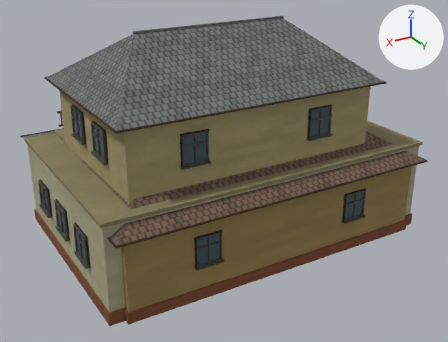
Renders of the glTF model game/client/assets/models/world/houses.glb from each side of a commit.
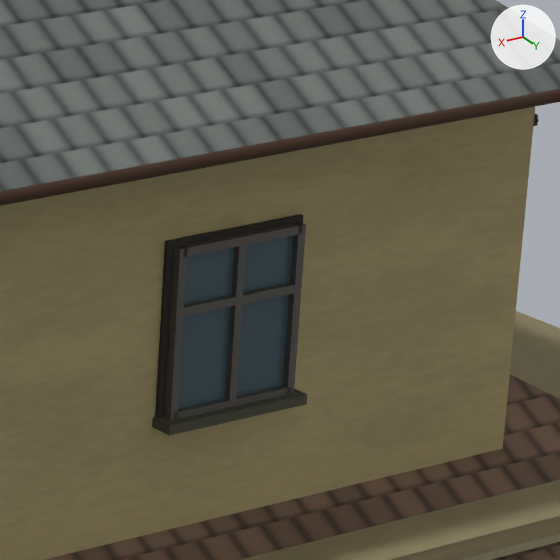
The first picture shows the older version from a 50 mm camera at (12.1, 20.95, 12.51) aimed at (-0.02, 0.74, 2.4). The close-ups show the older and then the newer version on the part from 63% to 84% of the width and 20% to 47% of the height of that picture. Only the edits that show in the close-ups are written down. Every picture has the same lights, and +X, +Y and +Z are marked at upper right. Where no turn or scale is listed for an object, it has been applied to the vertices.

The older version as bpy lines, for what is in view:
```python
me_door_glazed_inset = bpy.data.meshes.new('door_glazed_inset')
me_door_glazed_inset.from_pydata(...)  # a box spanning x -0.5..0.5, y -0.5..0.5, z -0.5..0.5
me_door_glazed_inset.materials.append(mat_blue_gray_window_reflections)  # dark blue #41565f
me_habitable_volume_soot_brown_javanese_clay_tiles_001 = bpy.data.meshes.new('habitable_volume_Soot_brown_Javanese_clay_tiles.001')
me_habitable_volume_soot_brown_javanese_clay_tiles_001.from_pydata(...)  # 14 vertices, 18 faces; spans x -6.57..6.57, y -3.36..3.36, z 3.14..5.09
me_habitable_volume_soot_brown_javanese_clay_tiles_001.materials.append(mat_soot_brown_javanese_clay_tiles)
me_habitable_volume_warm_teak_joinery_012 = bpy.data.meshes.new('habitable_volume_Warm_teak_joinery.012')
me_habitable_volume_warm_teak_joinery_012.from_pydata(...)  # 108 vertices, 176 faces; spans x -5.42..5.42, y -3.67..3.66, z 3.67..6.4
me_habitable_volume_warm_teak_joinery_012.materials.append(mat_warm_teak_joinery)
ob_habitable_volume_soot_brown_javanese_clay_tiles_001 = bpy.data.objects.new('habitable_volume_Soot_brown_Javanese_clay_tiles.001', me_habitable_volume_soot_brown_javanese_clay_tiles_001)
ob_habitable_volume_soot_brown_javanese_clay_tiles_001.location = (0.0, 2.13, 0.0)
ob_habitable_volume_warm_teak_joinery_012 = bpy.data.objects.new('habitable_volume_Warm_teak_joinery.012', me_habitable_volume_warm_teak_joinery_012)
ob_habitable_volume_warm_teak_joinery_012.location = (0.57, 0.94, 0.0)
ob_opaque_glazing_094 = bpy.data.objects.new('opaque_glazing.094', me_door_glazed_inset)
ob_opaque_glazing_094.parent = ob_casement_window_094
ob_opaque_glazing_094.location = (0.0, -0.029, 0.0)
ob_opaque_glazing_094.scale = (0.91, 0.028, 1.04)
# also in view: 'habitable_volume_Charcoal_gray_glazed_tiles.001' at (0.57, 0.94, 7.43); 'casement_window_Graphite_window_frames.094' at (-2.02, 4.26, 5.19); 'floor_slab_cap.001' at (0.0, 0.59, 3.65); 'habitable_volume_Warm_off_white_stucco.002' at (0.57, 0.94, 5.04); 'sill.094' at (-2.02, 4.27, 4.62)
```
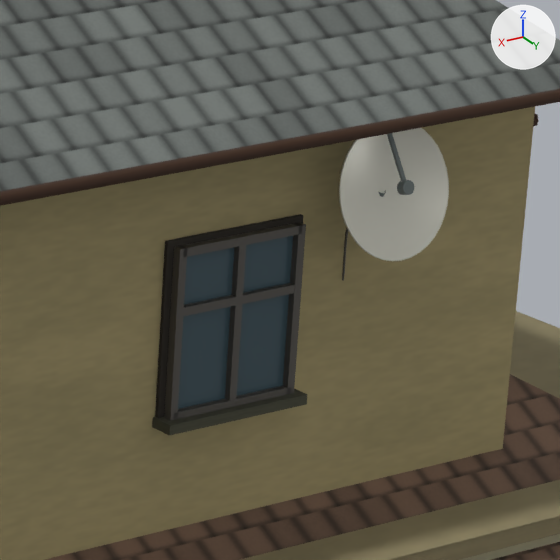
The change, as a diff of the scene's bpy script:
```diff
--- a/game/client/assets/models/world/houses.glb.py
+++ b/game/client/assets/models/world/houses.glb.py
@@ mat_galvanized_satellite_wall_bracket @@
+mat_galvanized_satellite_wall_bracket = principled_material('Galvanized satellite wall bracket')
+mat_galvanized_satellite_wall_bracket.base_color = (0.168, 0.198, 0.191)  # grey #727b79
+mat_galvanized_satellite_wall_bracket.metallic = 0.43
+mat_galvanized_satellite_wall_bracket.roughness = 0.59
@@ mat_ivory_satellite_reflector @@
+mat_ivory_satellite_reflector = principled_material('Ivory satellite reflector')
+mat_ivory_satellite_reflector.base_color = (0.723, 0.716, 0.624)  # light grey #dddccf
+mat_ivory_satellite_reflector.metallic = 0.24
+mat_ivory_satellite_reflector.roughness = 0.48
@@ me_home_satellite_dish_galvanized_satellite_wall_bracket_009 @@
+me_home_satellite_dish_galvanized_satellite_wall_bracket_009.from_pydata(...)  # 125 vertices, 228 faces; spans x -0.08..0.08, y -0.004..0.214, z -0.115..0.115
+me_home_satellite_dish_galvanized_satellite_wall_bracket_009.materials.append(mat_galvanized_satellite_wall_bracket)  # grey #727b79
@@ me_satellite_reflector_galvanized_satellite_wall_bracket_009 @@
+me_satellite_reflector_galvanized_satellite_wall_bracket_009.from_pydata(...)  # 48 vertices, 80 faces; spans x -0.045..0.045, y -0.003..0.249, z 0.022..0.403
+me_satellite_reflector_galvanized_satellite_wall_bracket_009.materials.append(mat_galvanized_satellite_wall_bracket)  # grey #727b79
@@ me_curved_satellite_reflector_009 @@
+me_curved_satellite_reflector_009.from_pydata(...)  # 335 vertices, 648 faces; spans x -0.43..0.43, y -0.037..0.231, z -0.383..0.447
+me_curved_satellite_reflector_009.materials.append(mat_ivory_satellite_reflector)  # light grey #dddccf
@@ me_dish_coaxial_cable_009 @@
+me_dish_coaxial_cable_009.from_pydata(...)  # 90 vertices, 168 faces; spans x 0.057..0.121, y 0.015..0.061, z -0.58..0.023
+me_dish_coaxial_cable_009.materials.append(mat_graphite_window_frames)  # dark grey #4c4842
@@ ob_home_satellite_dish_galvanized_satellite_wall_bracket_009 @@
+ob_home_satellite_dish_galvanized_satellite_wall_bracket_009 = bpy.data.objects.new('home_satellite_dish_Galvanized_satellite_wall_bracket.009', me_home_satellite_dish_galvanized_satellite_wall_bracket_009)
+ob_home_satellite_dish_galvanized_satellite_wall_bracket_009.location = (-3.023, 4.175, 5.87)
@@ ob_satellite_reflector_galvanized_satellite_wall_bracket_009 @@
+ob_satellite_reflector_galvanized_satellite_wall_bracket_009 = bpy.data.objects.new('satellite_reflector_Galvanized_satellite_wall_bracket.009', me_satellite_reflector_galvanized_satellite_wall_bracket_009)
+ob_satellite_reflector_galvanized_satellite_wall_bracket_009.location = (-3.023, 4.364, 5.891)
@@ ob_curved_satellite_reflector_009 @@
+ob_curved_satellite_reflector_009 = bpy.data.objects.new('curved_satellite_reflector.009', me_curved_satellite_reflector_009)
+ob_curved_satellite_reflector_009.location = (-3.023, 4.364, 5.891)
@@ ob_dish_coaxial_cable_009 @@
+ob_dish_coaxial_cable_009 = bpy.data.objects.new('dish_coaxial_cable.009', me_dish_coaxial_cable_009)
+ob_dish_coaxial_cable_009.location = (-3.023, 4.175, 5.87)
```

Changed parts and their boxes (x1, y1, x2, y2) in the close-ups (560 x 560 px):
'curved_satellite_reflector.009', added
    after: (339, 128, 449, 261)
'satellite_reflector_Galvanized_satellite_wall_bracket.009', added
    after: (387, 133, 415, 195)
'dish_coaxial_cable.009', added
    after: (342, 227, 348, 280)
'home_satellite_dish_Galvanized_satellite_wall_bracket.009', added (mostly hidden)
    after: (379, 191, 386, 197)
